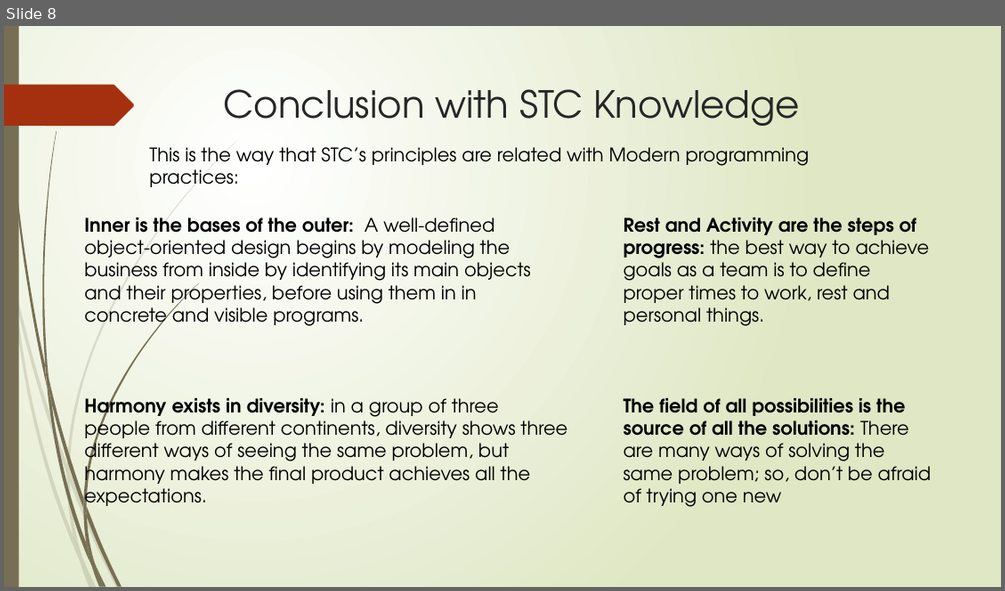
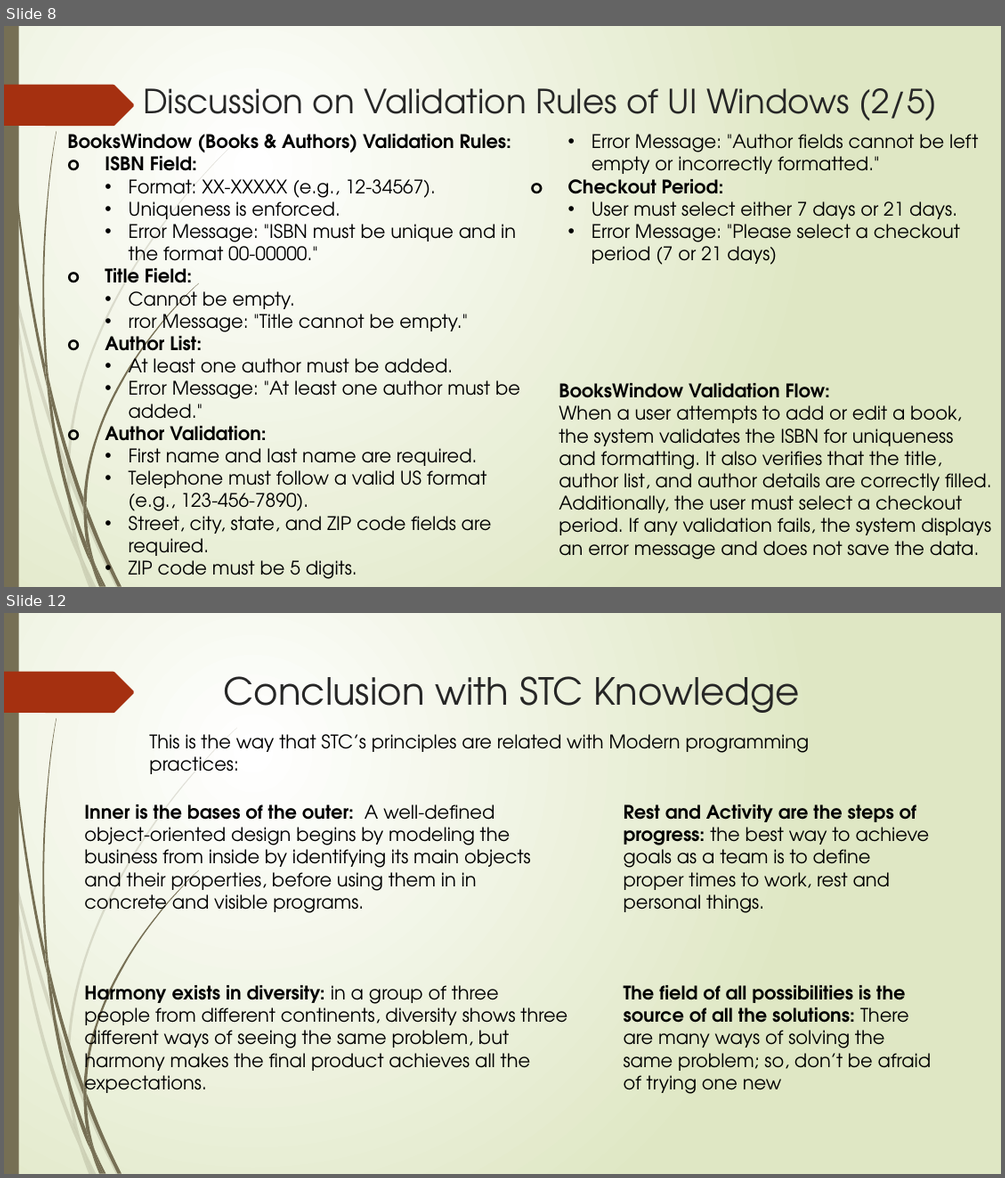
Before and after one commit to devmarwane/library-management, a slide deck: doc/Group 2 Library Management System.pptx. Shown one above the other, each under a label of ours: slide 8 before the commit, slides 8 and 12 after it; the slides between them are not shown. The pictures are 1005x591 and 1005x1178 pixels, drawn with LibreOffice and Linux fonts; fonts in the diff are those of the drawing. Boxes give left, top, right and bottom in pixels: in the first picture for what was removed or moved away, otherwise in the second. Text is boxed around its words. In the diff, an @@ line names an element or a change of style, - is before the commit and + after.

Commit message:
include validation rules

```diff
--- a/doc/Group 2 Library Management System.pptx
+++ b/doc/Group 2 Library Management System.pptx
@@ slide 8 added at (x1=4, y1=26, x2=1001, y2=587), background gradient #FFFFFF to #DFE8C4; not listed: 24 template elements that a slide beside it also shows @@
@@ title added at (x1=143, y1=88, x2=937, y2=120), 32 pt, text #262626 @@
+Discussion on Validation Rules of UI Windows (2/5)
@@ text added at (x1=67, y1=134, x2=978, y2=579), 18 pt, text #000000 @@
+BooksWindow (Books & Authors) Validation Rules:
+o ISBN Field:
+  • Format: XX-XXXXX (e.g., 12-34567).
+  • Uniqueness is enforced.
+  • Error Message: "ISBN must be unique and in the format 00-00000."
+o Title Field:
+  • Cannot be empty.
+  • rror Message: "Title cannot be empty."
+o Author List:
+  • At least one author must be added.
+  • Error Message: "At least one author must be added."
+o Author Validation:
+  • First name and last name are required.
+  • Telephone must follow a valid US format (e.g., 123-456-7890).
+  • Street, city, state, and ZIP code fields are required.
+  • ZIP code must be 5 digits.
+  • Error Message: "Author fields cannot be left empty or incorrectly formatted."
+o Checkout Period:
+  • User must select either 7 days or 21 days.
+  • Error Message: "Please select a checkout period (7 or 21 days)
@@ text added at (x1=558, y1=383, x2=991, y2=559), 18 pt, text #000000 @@
+BooksWindow Validation Flow:
+When a user attempts to add or edit a book, the system validates the ISBN for uniqueness and formatting. It also verifies that the title, author list, and author details are correctly filled. Additionally, the user must select a checkout period. If any validation fails, the system displays an error message and does not save the data.
@@ what was slide 8 is now slide 12 @@
```
Also in this commit, not shown: 4 other slides added, 1 slide removed.
